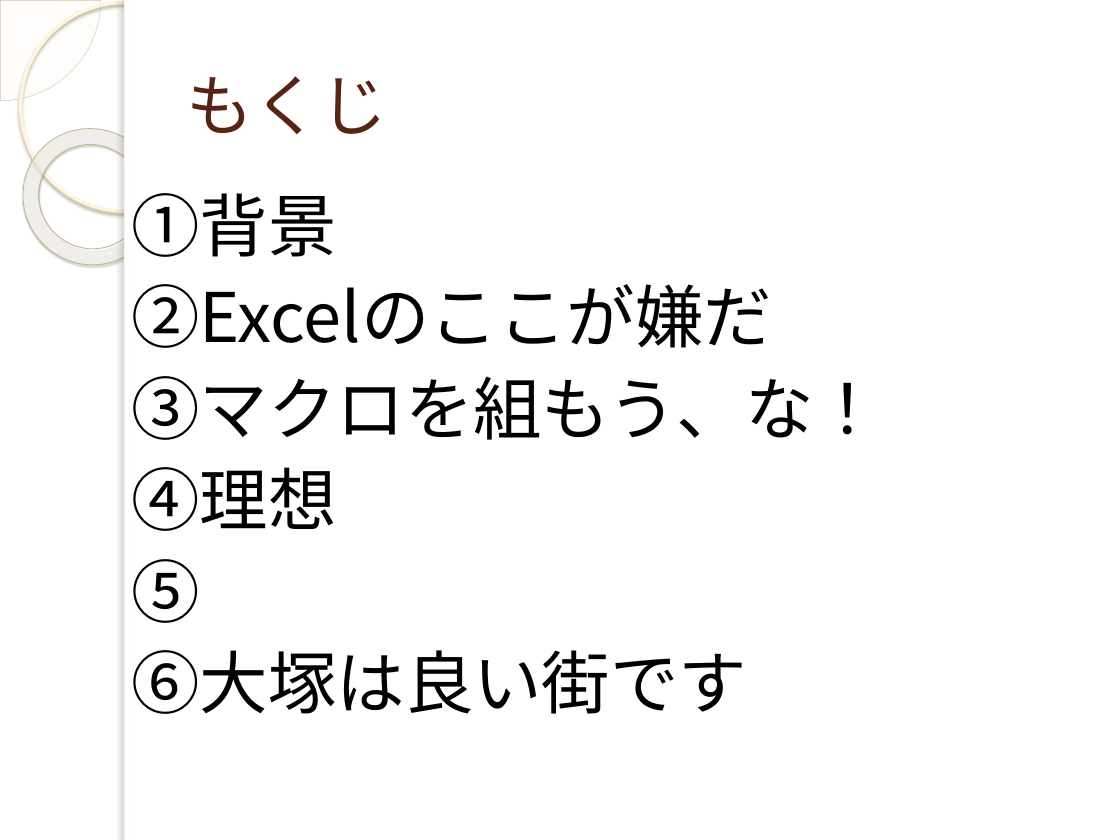
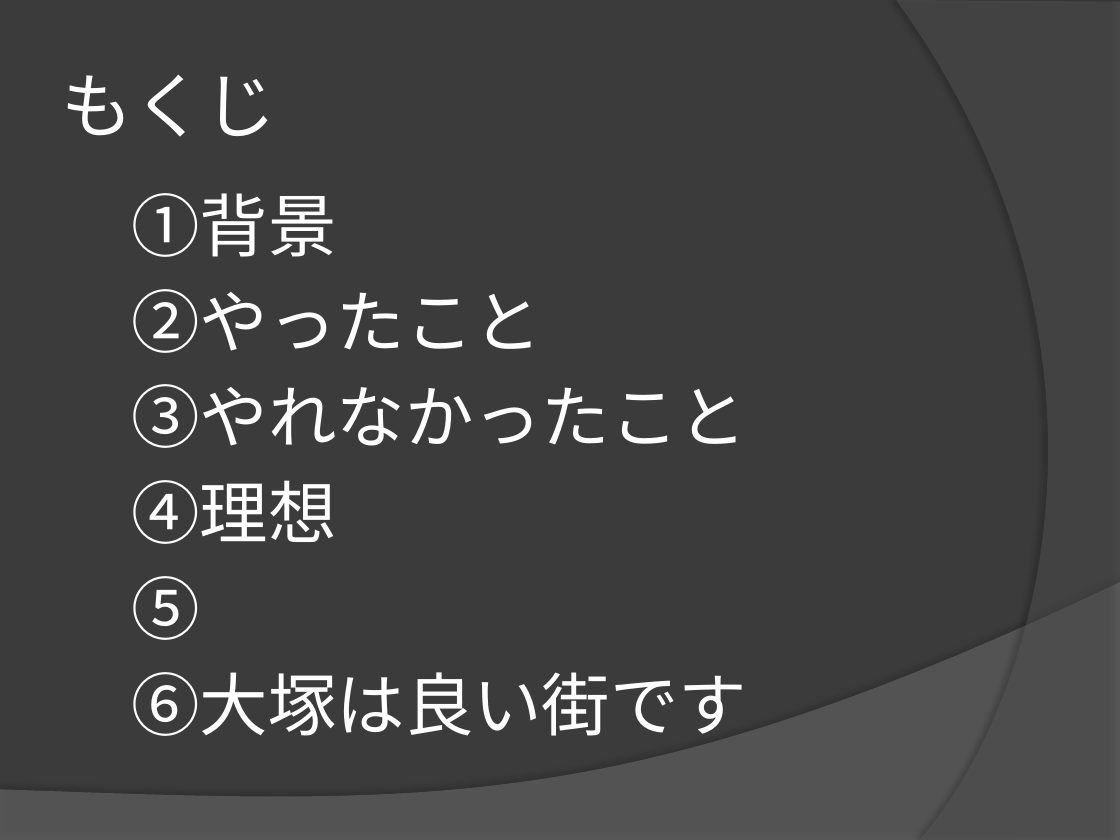
Before and after one commit to yuridonus/FEstudy, a slide deck: slide 3 of hateful_excel.pptx. Drawn at 1120x840 pixels with LibreOffice and Linux fonts; fonts in the diff are those of the drawing; background and template pictures are left out. Boxes give left, top, right and bottom in pixels: in the first picture for what was removed or moved away, otherwise in the second. Text is boxed around its words. In the diff, an @@ line names an element or a change of style, - is before the commit and + after.

```diff
--- a/hateful_excel.pptx
+++ b/hateful_excel.pptx
@@ background picture (left out) to #3B3B3B @@
@@ pie slice (boxed as its full ellipse) removed at [0, 0, 101, 101] @@
@@ ellipse removed at [20, 2, 228, 211] @@
@@ rectangle removed at [124, 0, 1120, 840] @@
@@ rectangle removed at [124, 0, 133, 840] @@
@@ freeform shape added at [896, 0, 1120, 840], fill #5E5E5E at 40% opacity @@
@@ title "もくじ": place and size @@
-title "もくじ" at [187, 76, 388, 134]
+title "もくじ" at [62, 75, 277, 137]
@@ title "もくじ" at [62, 75, 277, 137]: size 43 to 46 pt, text colour #572314 to #FFFFFF @@
@@ donut removed at [0, 101, 187, 292] @@
@@ text at [131, 193, 747, 736]: text colour #000000 to #FFFFFF in "①背景", "④理想", "⑤", "⑥大塚は良い街です"; more space between paragraphs @@
@@ text at [131, 289, 747, 448]: text changed; text colour #000000 to #FFFFFF @@
-②Excelのここが嫌だ
-③マクロを組もう、な！
+②やったこと
+③やれなかったこと
@@ freeform shape added at [0, 582, 1120, 840], fill #7F7F7F at 45% opacity @@
```
Also in this commit, not shown: 7 other slides changed, 24 slides added, 26 slides removed.
